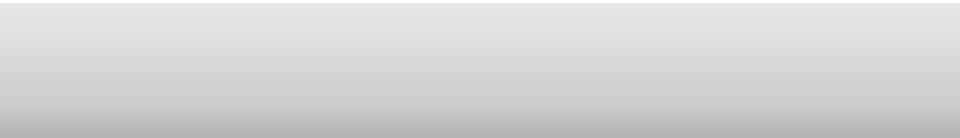
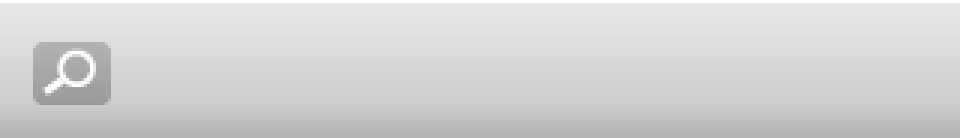
Layer changes from the first 960×138 image to the second:
added layer "magnifying_glass_gray" above "Vector Smart Object" over [33, 42, 111, 105]
